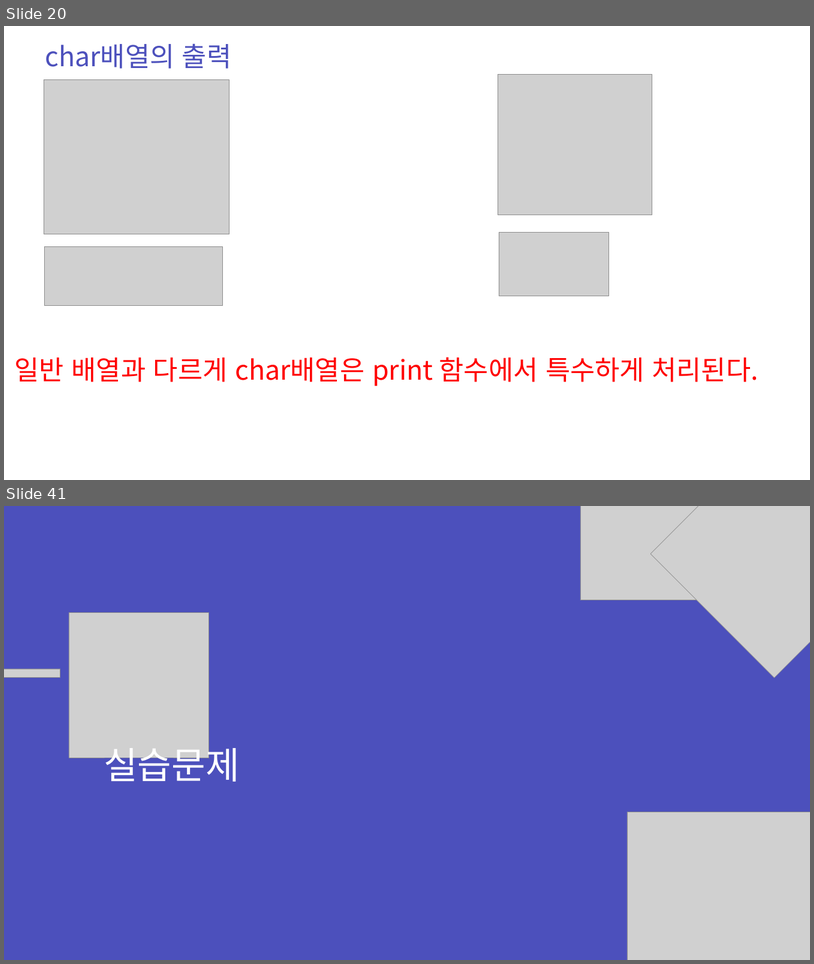
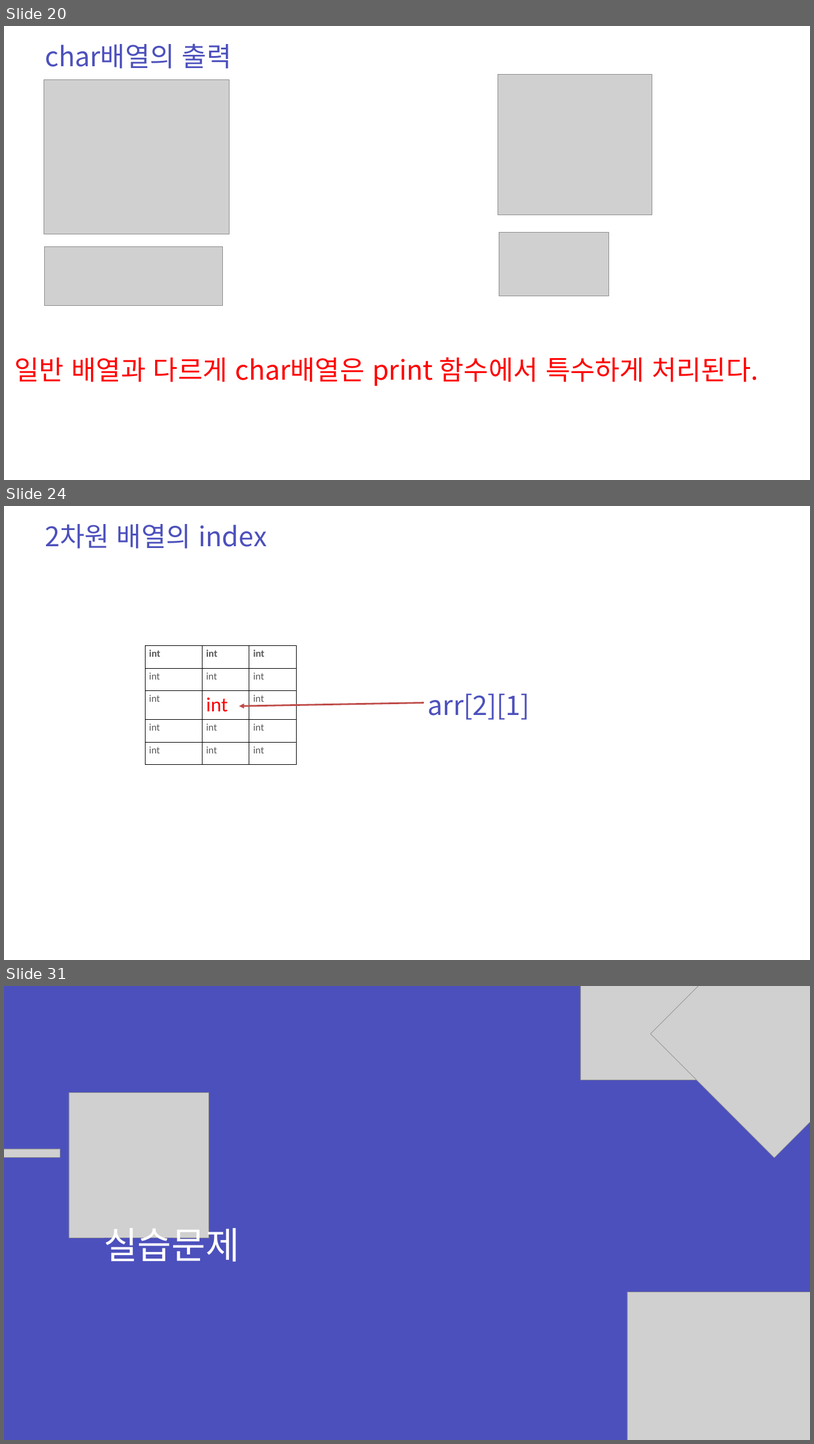
Before and after one commit to zest132/JavaLecture, a slide deck: JavaLecture/LectureFile/java 5강.pptx. Shown one above the other, each under a label of ours: slides 20 and 41 before the commit, slides 20, 24 and 31 after it; the slides between them are not shown. The pictures are 814x964 and 814x1444 pixels, drawn with LibreOffice and Linux fonts; fonts in the diff are those of the drawing; grey boxes stand for pictures. Boxes give left, top, right and bottom in pixels: in the first picture for what was removed or moved away, otherwise in the second. Text is boxed around its words. In the diff, an @@ line names an element or a change of style, - is before the commit and + after.

```diff
--- a/JavaLecture/LectureFile/java 5강.pptx
+++ b/JavaLecture/LectureFile/java 5강.pptx
@@ slide 24 added at (4, 506, 810, 960), background #FFFFFF @@
@@ text added at (45, 524, 267, 549), 48 pt, text #4C50BC @@
+2차원 배열의 index
@@ table added at (145, 646, 297, 764), 5 rows, 3 columns @@
+int | int | int
+int | int | int
+int | int | int
+int | int | int
+int | int | int
@@ arrow added from (424, 703) to (239, 706), #BF4C48 3 pt @@
@@ text added at (428, 693, 530, 720), 48 pt, text #4C50BC @@
+arr[2][1]
@@ what was slide 41 is now slide 31 @@
```
Also in this commit, not shown: 2 slides changed, 9 other slides added, 20 slides removed, 3 other files.
